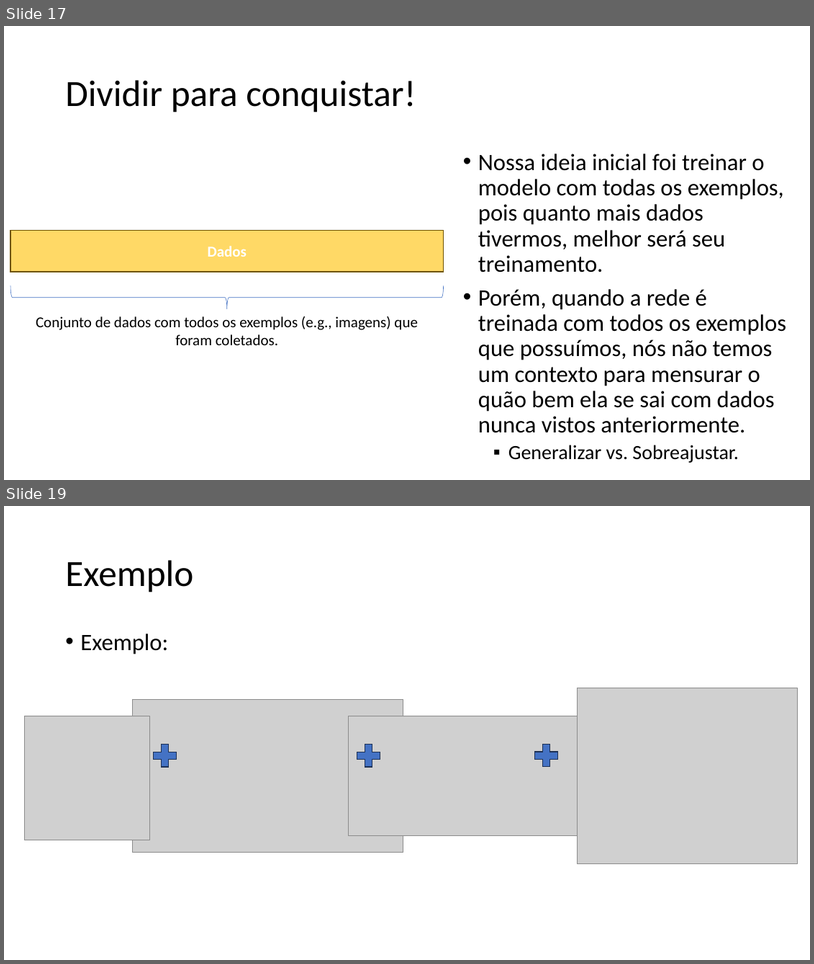
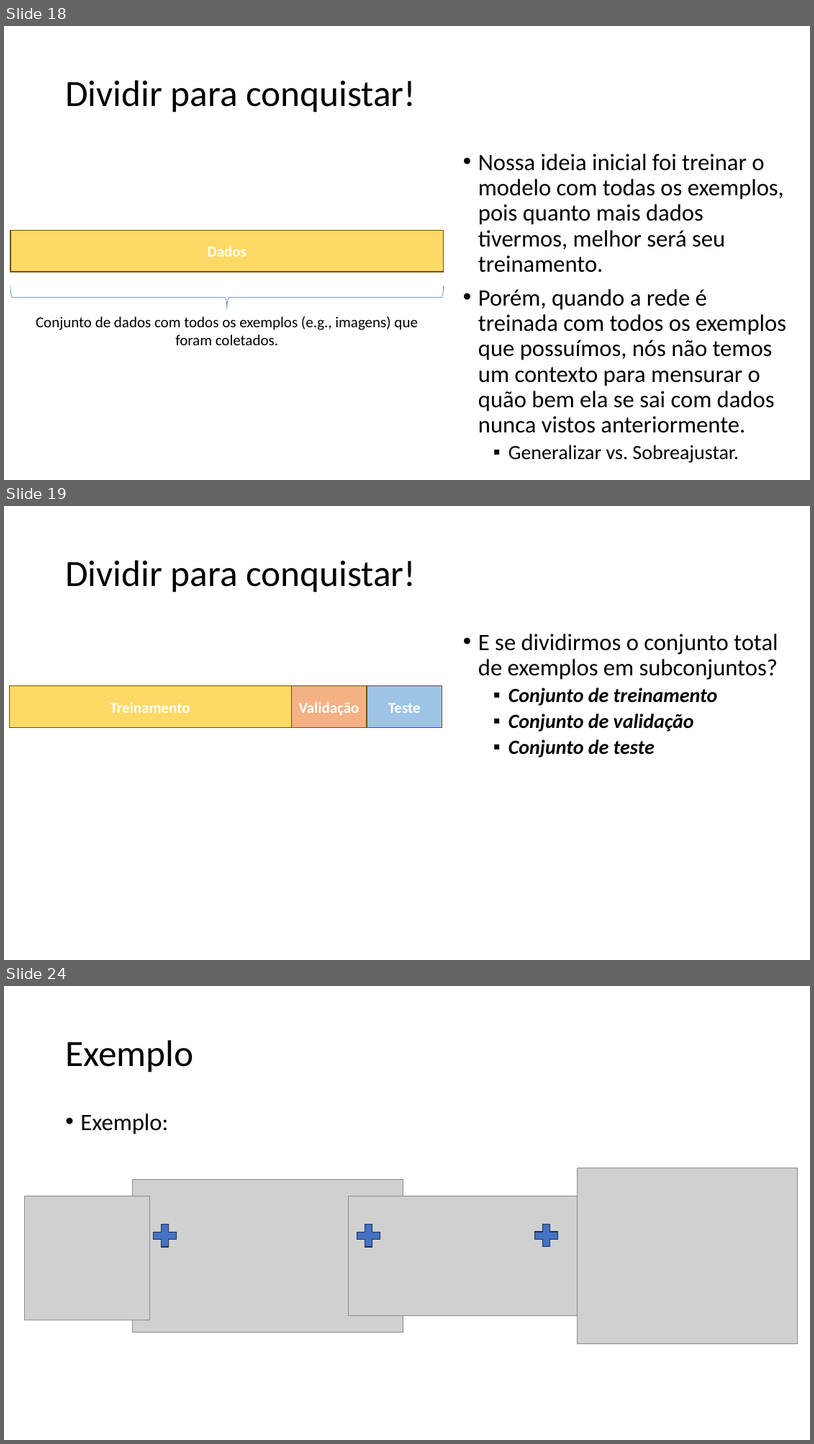
Before and after one commit to zz4fap/tp557-iot-ml, a slide deck: slides/TP557_10_Datasets.pptx. Shown one above the other, each under a label of ours: slides 17 and 19 before the commit, slides 18, 19 and 24 after it; the slides between them are not shown. The pictures are 814x964 and 814x1444 pixels, drawn with LibreOffice and Linux fonts; fonts in the diff are those of the drawing; grey boxes stand for pictures. Boxes give left, top, right and bottom in pixels: in the first picture for what was removed or moved away, otherwise in the second. Text is boxed around its words. In the diff, an @@ line names an element or a change of style, - is before the commit and + after.

```diff
--- a/slides/TP557_10_Datasets.pptx
+++ b/slides/TP557_10_Datasets.pptx
@@ slide 19 added at <box>4,506,810,960</box>, background #FFFFFF @@
@@ title added at <box>65,560,416,592</box>, 44 pt, text #000000 @@
+Dividir para conquistar!
@@ text added at <box>478,633,778,757</box>, 24 pt, text #000000, bold, italic @@
+• E se dividirmos o conjunto total de exemplos em subconjuntos?
+  ▪ Conjunto de treinamento
+  ▪ Conjunto de validação
+  ▪ Conjunto de teste
@@ rectangle added at <box>10,686,292,728</box>, fill #FFD966, outline #705400 1 pt, 18 pt, text #FFFFFF, bold @@
+Treinamento
@@ rectangle added at <box>291,686,367,728</box>, fill #F4B183, outline #705400 1 pt, 18 pt, text #FFFFFF, bold @@
+Validação
@@ rectangle added at <box>367,686,442,728</box>, fill #9DC3E6, outline #705400 1 pt, 18 pt, text #FFFFFF, bold @@
+Teste
@@ what was slide 17 is now slide 18 @@
@@ what was slide 19 is now slide 24 @@
```
Also in this commit, not shown: 2 slides changed, 5 other slides added, 1 slide removed.
